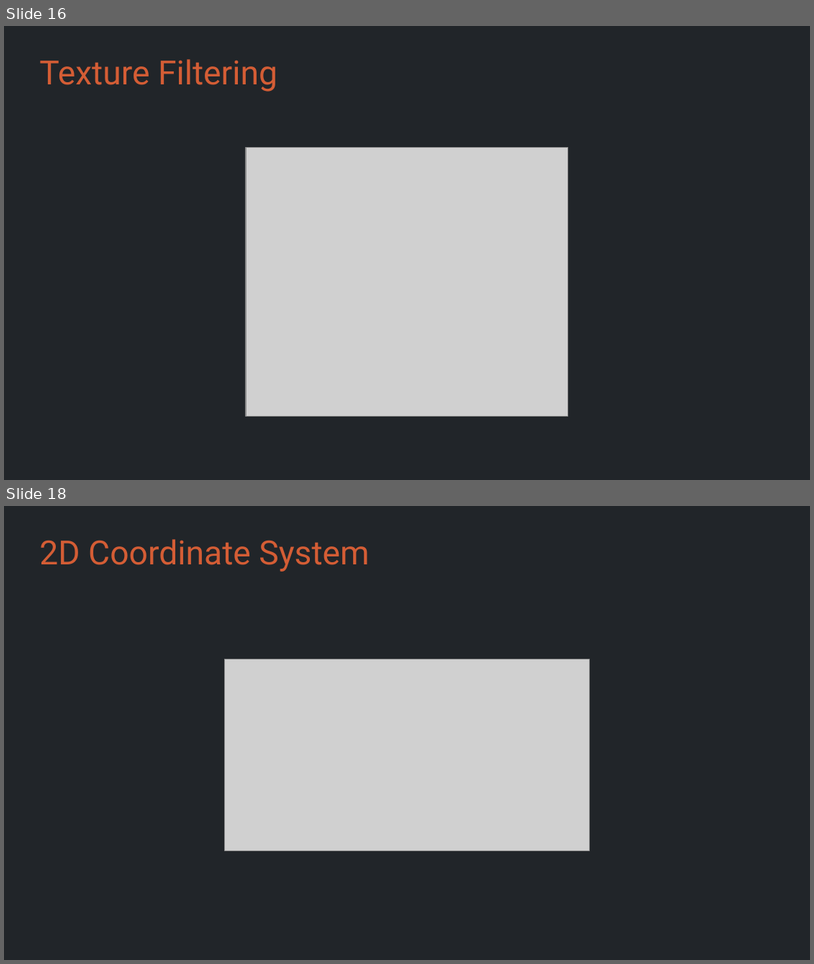
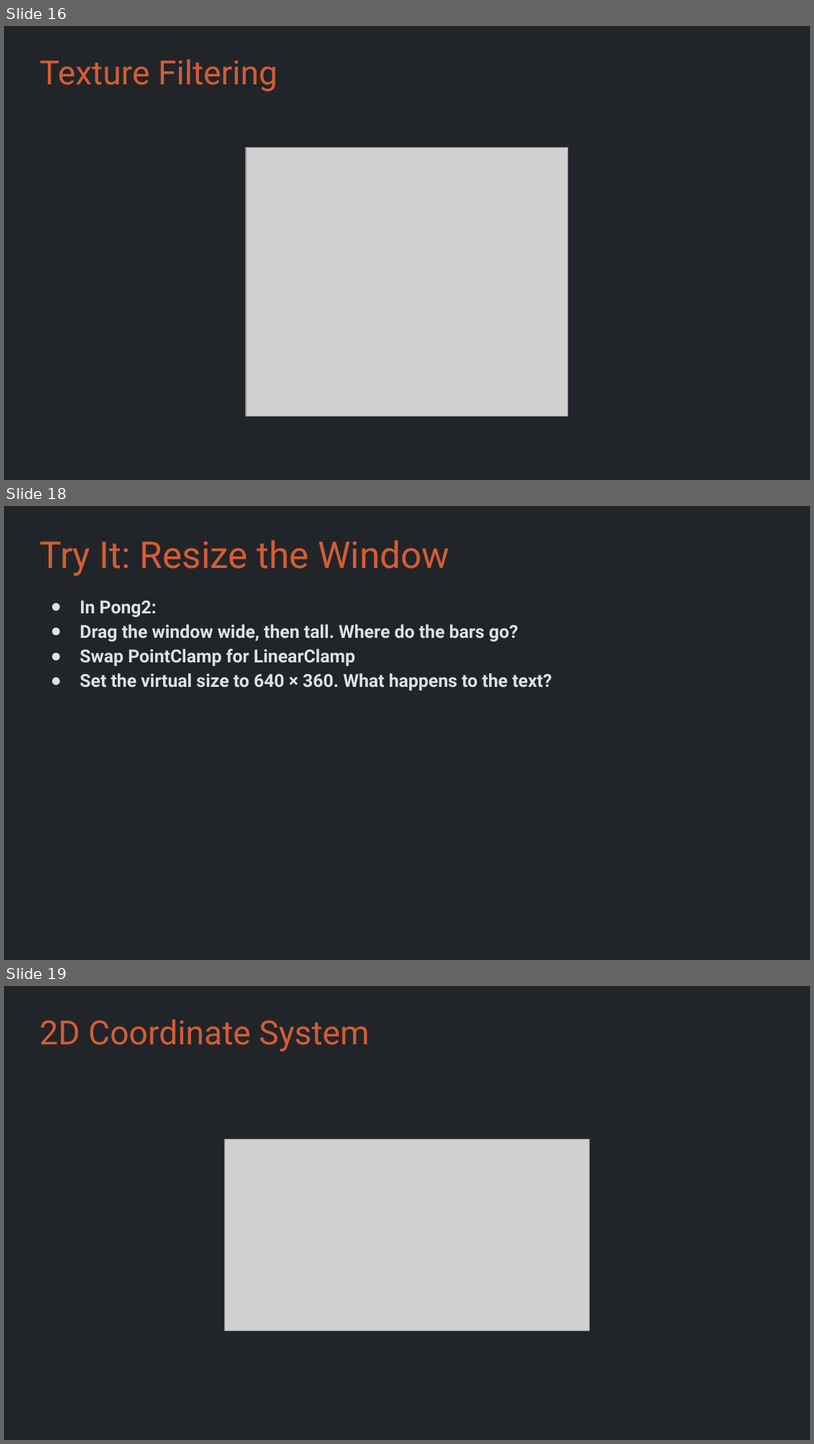
Before and after one commit to Metamate/gar, a slide deck: slides/01 Pong.pptx. Shown one above the other, each under a label of ours: slides 16 and 18 before the commit, slides 16, 18 and 19 after it; the slides between them are not shown. The pictures are 814x964 and 814x1444 pixels, drawn with LibreOffice and Linux fonts; fonts in the diff are those of the drawing; grey boxes stand for pictures. Boxes give left, top, right and bottom in pixels: in the first picture for what was removed or moved away, otherwise in the second. Text is boxed around its words. In the diff, an @@ line names an element or a change of style, - is before the commit and + after.

```diff
--- a/slides/01 Pong.pptx
+++ b/slides/01 Pong.pptx
@@ slide 18 added at bbox=[4, 506, 810, 960], background #212529 @@
@@ title added at bbox=[39, 540, 450, 576], 33 pt, text #D45D35 @@
+Try It: Resize the Window
@@ text added at bbox=[80, 600, 552, 690], 16 pt, text #DEE2E6, bold @@
+● In Pong2:
+● Drag the window wide, then tall. Where do the bars go?
+● Swap PointClamp for LinearClamp
+● Set the virtual size to 640 × 360. What happens to the text?
@@ what was slide 18 is now slide 19 @@
```
Also in this commit, not shown: 1 slide changed, 5 other files.
